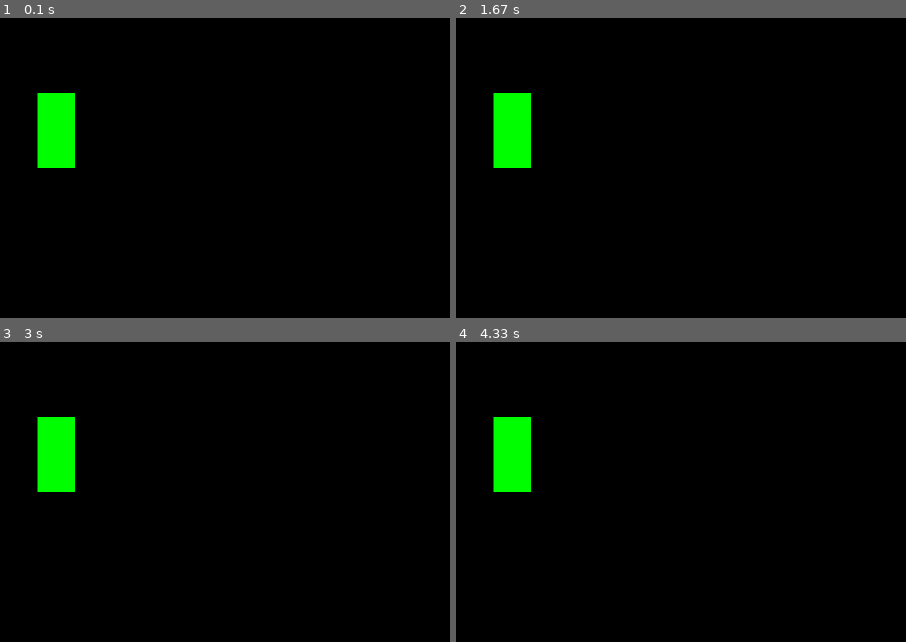
Above: before the commit, frames 1-4 (two rows, left to right).
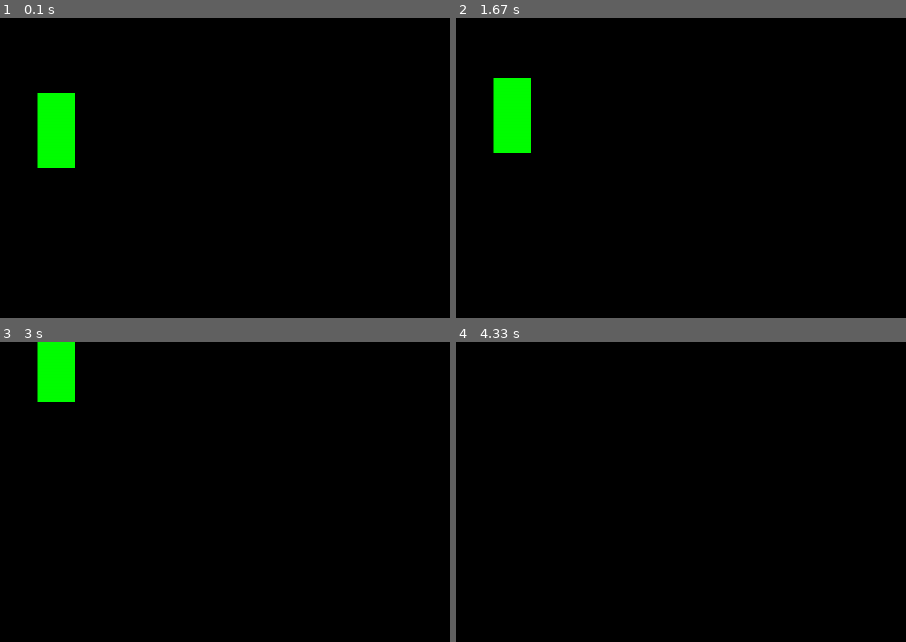
Above: after the commit, the same moments.

Repository: liza020220202/PyGames
Game: pygame game, started from app.py
Two runs of this game, one before a commit and one after it. Both use one fixed random seed, a clock stepped at 60 frames per second and the inputs below.
Inputs:
- Up to frame 1 (0.1 s): no input
- Up to frame 2 (1.67 s): tap Enter at 0.33 s
- Up to frame 3 (3 s): tap Space at 1.67, 2.07, 2.37, 2.57, 2.9 s
- Up to frame 4 (4.33 s): tap Space at 3.2, 3.4, 3.7, 3.97 s
The pictures show only the part of the screen within x 0-50%, y 0-50%; the shares and areas given below are measured in that part.
In our replay, the window is 900x600 before the commit and 525x450 after it. These sizes can differ from the game's own. Grey fills any space a smaller window leaves; there, only what the larger window draws over its background counts as a difference.

The runs differ from the first frame. In frame 1, only the window size differs. In frame 2, 0.8% of the frame differs, in the area x 8-17%, y 20-50%; in frame 3, 3.8%, in the area x 8-17%, y 0-50%; in frame 4, 2.1%.

Commit message:
moving up

Diff:
--- a/app.py
+++ b/app.py
@@ -4,14 +4,21 @@
 
 pygame.init()
 
-screen = pygame.display.set_mode((1200, 800))
+screen = pygame.display.set_mode((700, 600))
 
 rect = pygame.Rect(50, 100, 50, 100)
-pygame.draw.rect(screen, (0, 255, 0), rect)
+
 
 while True:
-    pygame.display.flip()
+    screen.fill('black')
+
     for event in pygame.event.get():
         if event.type == pygame.QUIT:
             pygame.quit()
             sys.exit()
+
+        if event.type == pygame.KEYUP:
+            rect.move_ip(0, -20)
+
+    pygame.draw.rect(screen, (0, 255, 0), rect)
+    pygame.display.flip()
